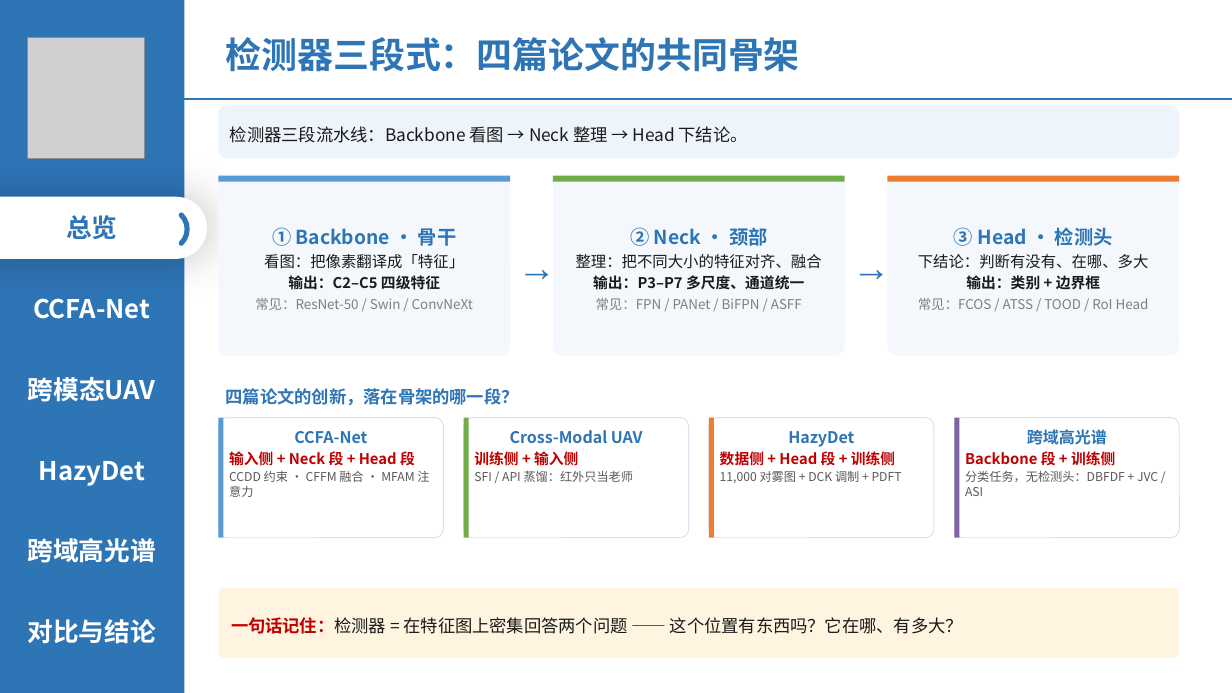
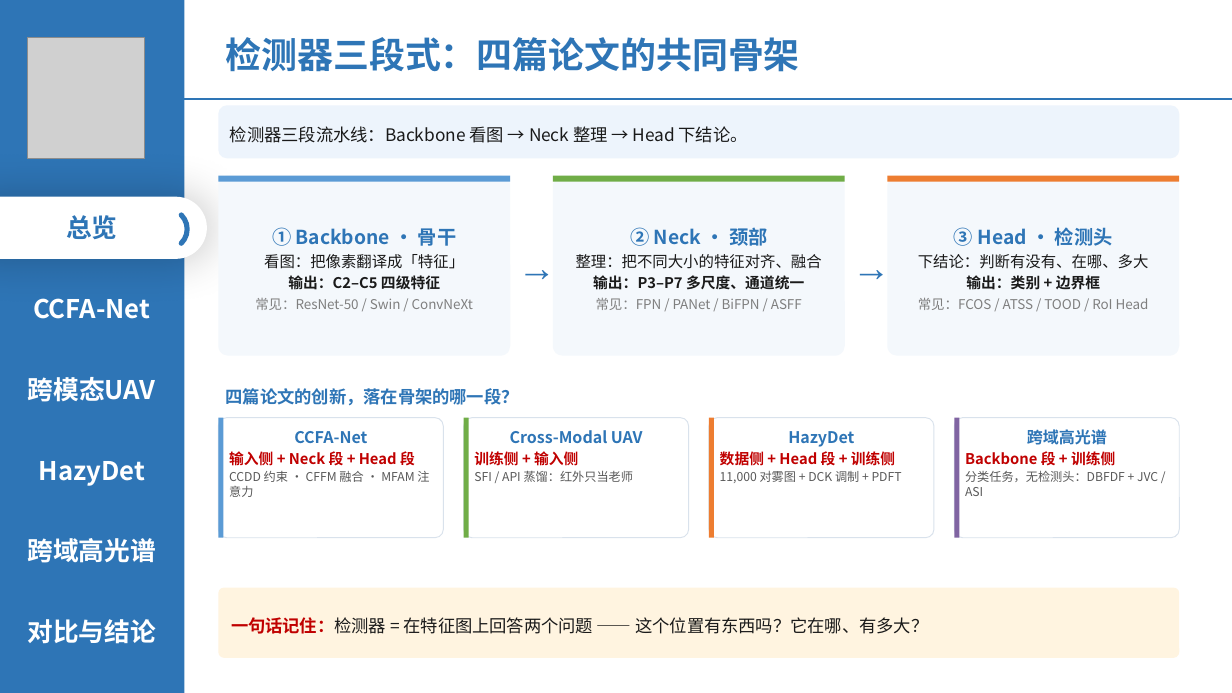
Before and after one commit to 139876/paper-notes, a slide deck: slide 3 of 论文精读/3-HazyDet精读/附件/四篇论文-组会汇报.pptx. Drawn at 1232x693 pixels with LibreOffice and Linux fonts; fonts in the diff are those of the drawing; grey boxes stand for pictures. Boxes give left, top, right and bottom in pixels: in the first picture for what was removed or moved away, otherwise in the second. Text is boxed around its words. In the diff, an @@ line names an element or a change of style, - is before the commit and + after.

```diff
--- a/论文精读/3-HazyDet精读/附件/四篇论文-组会汇报.pptx
+++ b/论文精读/3-HazyDet精读/附件/四篇论文-组会汇报.pptx
@@ text in rounded rectangle at [231,617,928,634]: text changed @@
-一句话记住：检测器 = 在特征图上密集回答两个问题 —— 这个位置有东西吗？它在哪、有多大？
+一句话记住：检测器 = 在特征图上回答两个问题 —— 这个位置有东西吗？它在哪、有多大？
```
Also in this commit, not shown: 9 other slides changed, 1 slide added, 2 slides removed.
